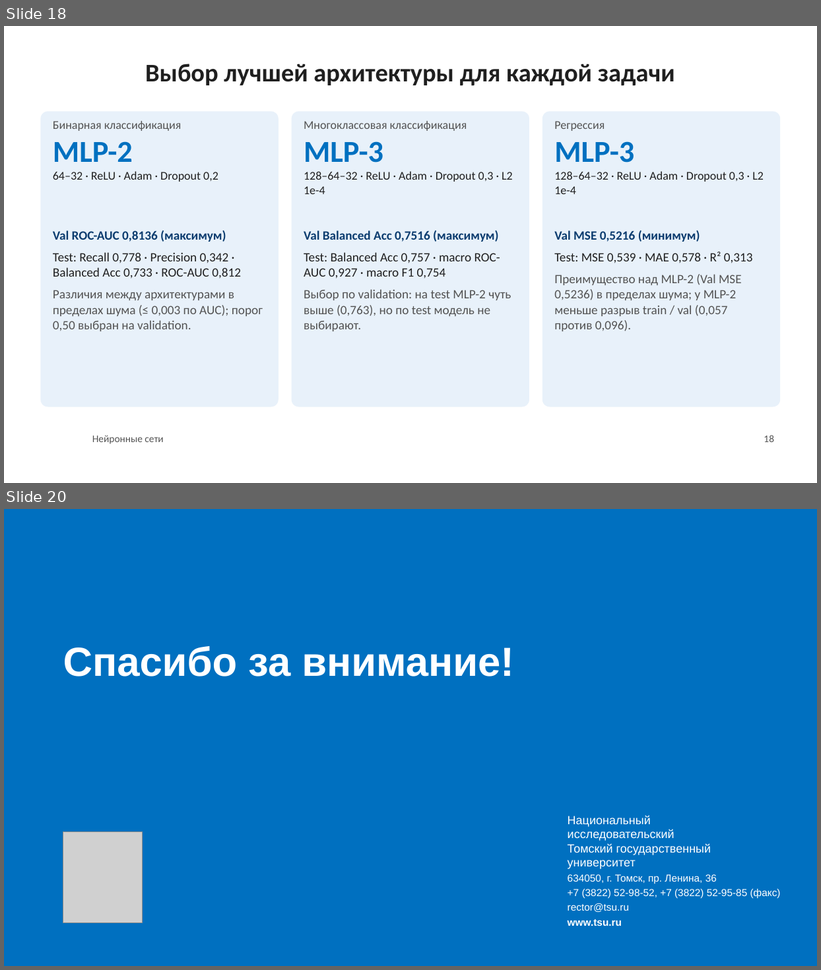
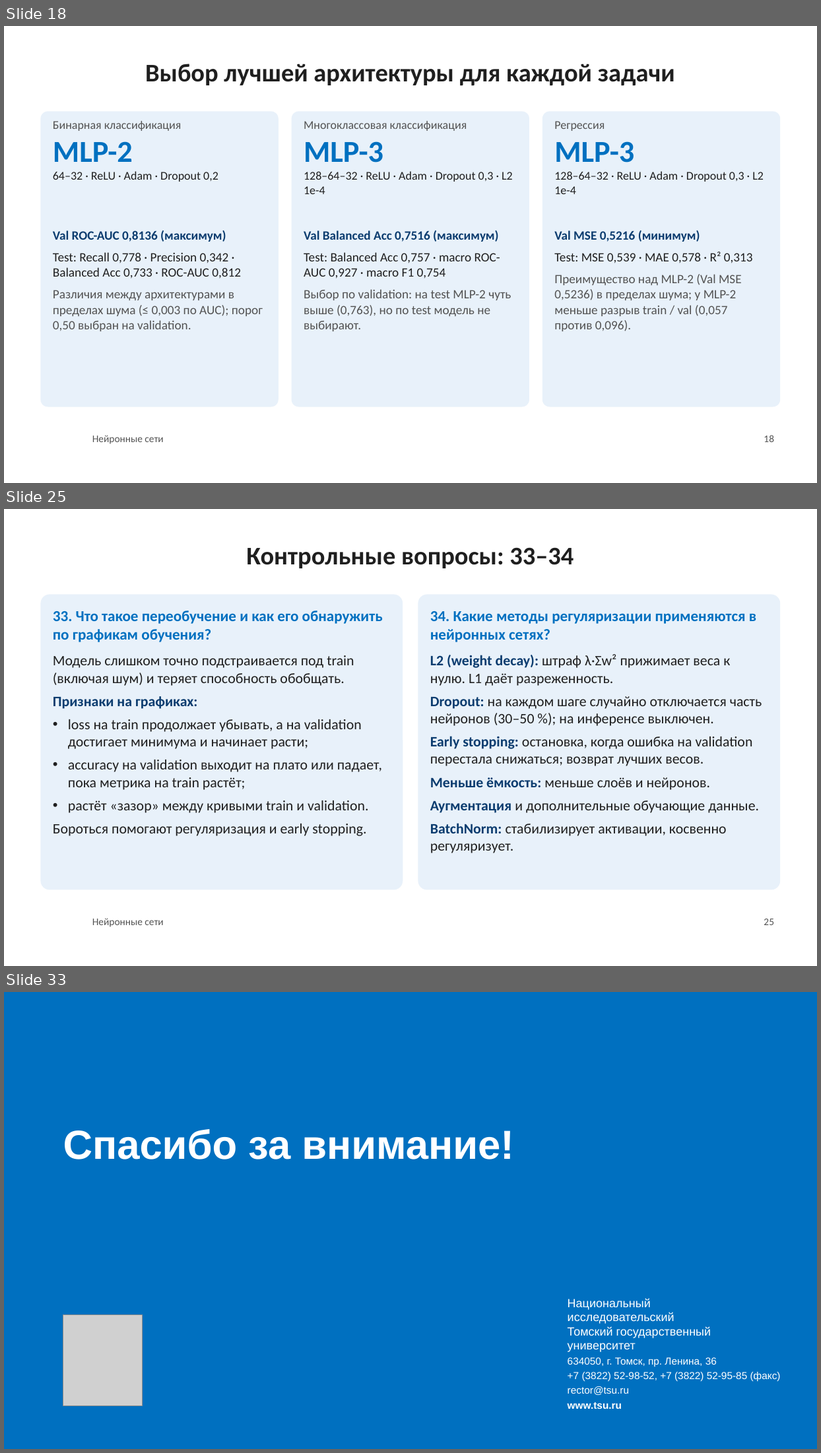
Before and after one commit to sergeydorof/neural_networks_labs, a slide deck: lab1/NN_Lab1_presentation.pptx. Shown one above the other, each under a label of ours: slides 18 and 20 before the commit, slides 18, 25 and 33 after it; the slides between them are not shown. The pictures are 821x970 and 821x1453 pixels, drawn with LibreOffice and Linux fonts; fonts in the diff are those of the drawing; grey boxes stand for pictures; background and template pictures are left out. Boxes give left, top, right and bottom in pixels: in the first picture for what was removed or moved away, otherwise in the second. Text is boxed around its words. In the diff, an @@ line names an element or a change of style, - is before the commit and + after.

```diff
--- a/lab1/NN_Lab1_presentation.pptx
+++ b/lab1/NN_Lab1_presentation.pptx
@@ slide 25 added at (4,509,817,966), background #FFFFFF; not listed: 1 template element that a slide beside it also shows @@
@@ title added at (246,547,574,568), 30 pt, text #1F1F1F, bold @@
+Контрольные вопросы: 33–34
@@ rounded rectangle added at (40,594,403,890), fill #E8F1FA @@
@@ rounded rectangle added at (418,594,781,890), fill #E8F1FA @@
@@ text added at (53,611,383,836), 17 pt, text #1F1F1F @@
+33. Что такое переобучение и как его обнаружить по графикам обучения?
+Модель слишком точно подстраивается под train (включая шум) и теряет способность обобщать.
+Признаки на графиках:
+• loss на train продолжает убывать, а на validation достигает минимума и начинает расти;
+• accuracy на validation выходит на плато или падает, пока метрика на train растёт;
+• растёт «зазор» между кривыми train и validation.
+Бороться помогают регуляризация и early stopping.
@@ text added at (430,611,762,854), 17 pt, text #1F1F1F @@
+34. Какие методы регуляризации применяются в нейронных сетях?
+L2 (weight decay): штраф λ·Σw² прижимает веса к нулю. L1 даёт разреженность.
+Dropout: на каждом шаге случайно отключается часть нейронов (30–50 %); на инференсе выключен.
+Early stopping: остановка, когда ошибка на validation перестала снижаться; возврат лучших весов.
+Меньше ёмкость: меньше слоёв и нейронов.
+Аугментация и дополнительные обучающие данные.
+BatchNorm: стабилизирует активации, косвенно регуляризует.
@@ page number added at (764,919,774,925), 12 pt, text #535353 @@
+25
@@ what was slide 20 is now slide 33 @@
```
Also in this commit, not shown: 1 slide changed, 12 other slides added, 5 other files.
